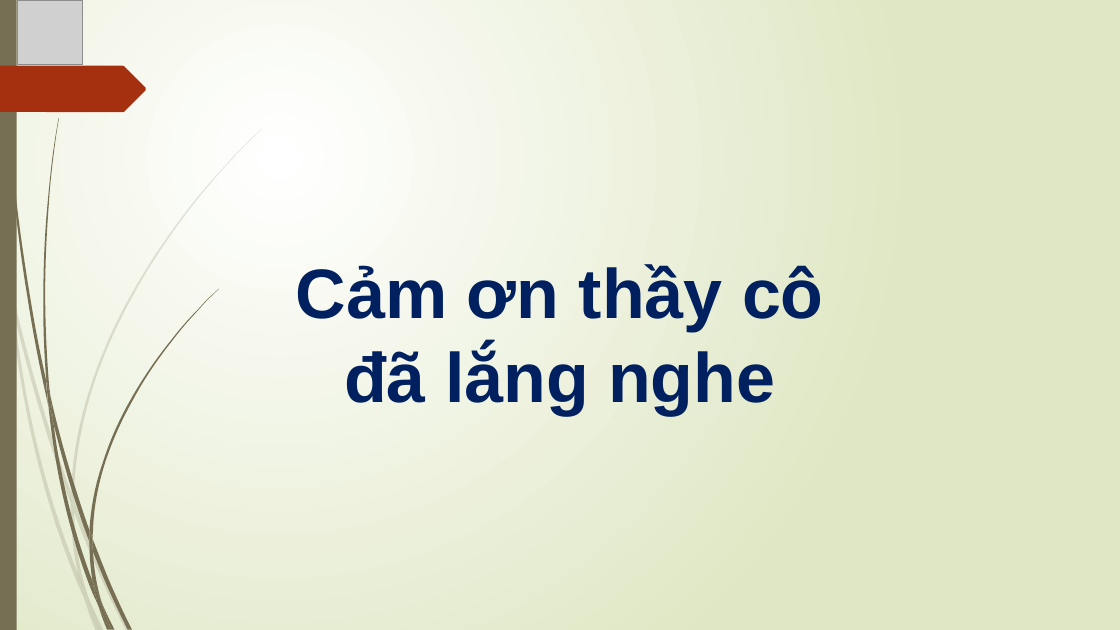
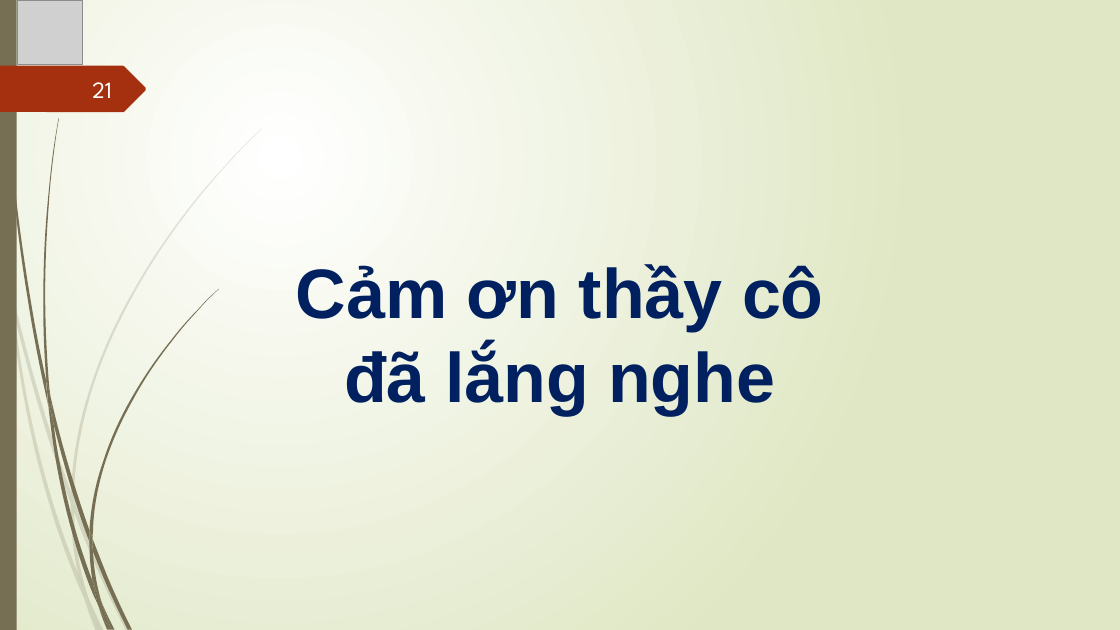
Before and after one commit to thaihunghung/tn-da20ttb-110120031-tranthaihung-xdapivhtcdttcdasvcntt, a slide deck: slide 21 of docs/XAYDUNGAPIVAHE_THONGCHAMDIEM.pptx (slide 20 before the commit). Drawn at 1120x630 pixels with LibreOffice and Linux fonts; fonts in the diff are those of the drawing; grey boxes stand for pictures. Boxes give left, top, right and bottom in pixels: in the first picture for what was removed or moved away, otherwise in the second. Text is boxed around its words. In the diff, an @@ line names an element or a change of style, - is before the commit and + after.

```diff
--- a/docs/XAYDUNGAPIVAHE_THONGCHAMDIEM.pptx
+++ b/docs/XAYDUNGAPIVAHE_THONGCHAMDIEM.pptx
@@ page number added at (92,82,112,98), 20 pt, text #FEFFFF @@
+21
```
Also in this commit, not shown: 13 other slides changed, 7 slides added, 6 slides removed, 12 other files.
